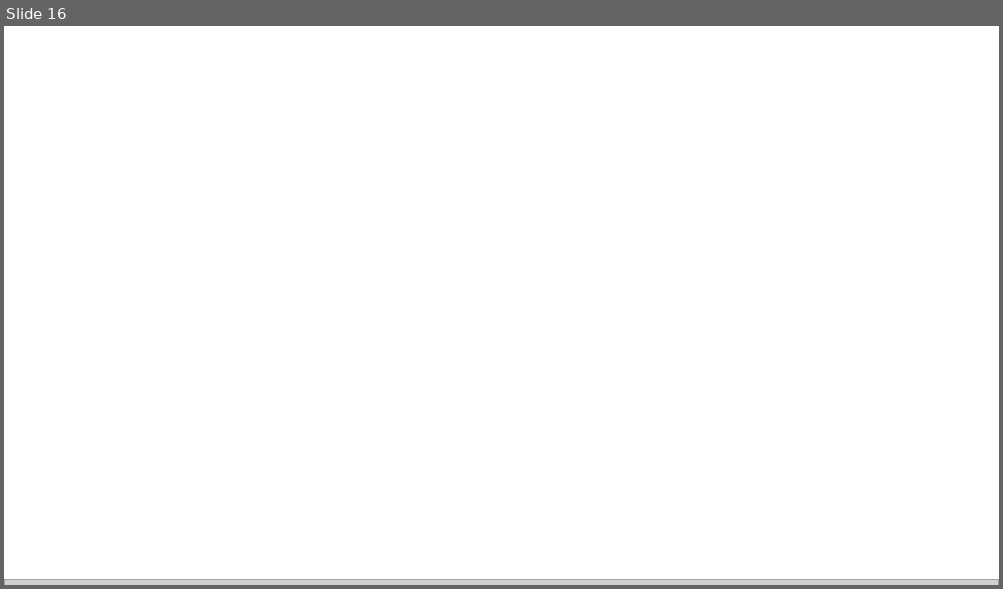
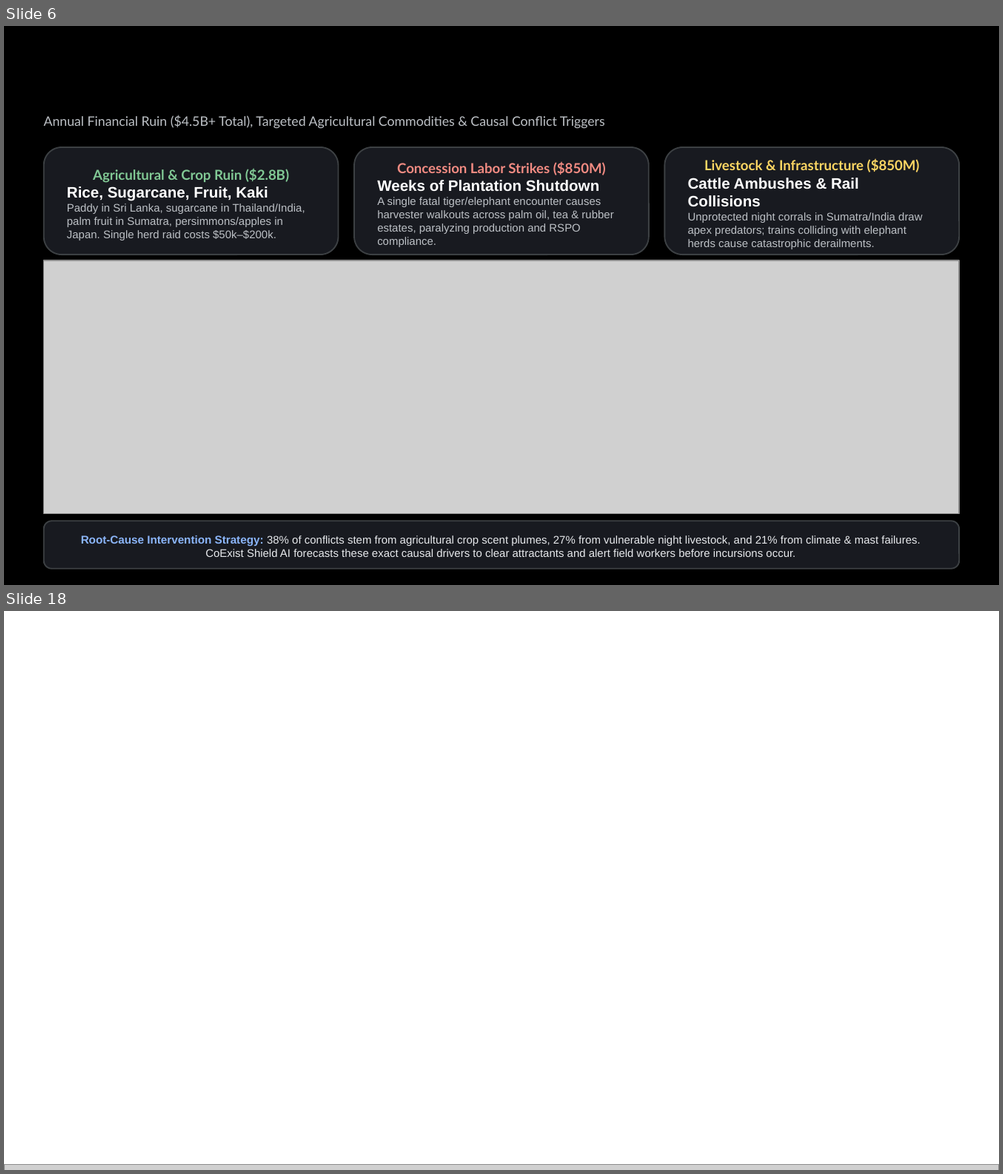
Before and after one commit to CoExistShieldAI/CoExistShieldAI, a slide deck: CoExistShieldAI_AIBuildersCup2026_PitchDeck.pptx. Shown one above the other, each under a label of ours: slide 16 before the commit, slides 6 and 18 after it; the slides between them are not shown. The pictures are 1003x589 and 1003x1174 pixels, drawn with LibreOffice and Linux fonts; fonts in the diff are those of the drawing; grey boxes stand for pictures; background and template pictures are left out. Boxes give left, top, right and bottom in pixels: in the first picture for what was removed or moved away, otherwise in the second. Text is boxed around its words. In the diff, an @@ line names an element or a change of style, - is before the commit and + after.

Commit message:
feat(regions): expand JAPAC conflict coverage to Sri Lanka and multi-species wildlife

```diff
--- a/CoExistShieldAI_AIBuildersCup2026_PitchDeck.pptx
+++ b/CoExistShieldAI_AIBuildersCup2026_PitchDeck.pptx
@@ slide 6 added at (x1=4, y1=26, x2=999, y2=585), background #000000 @@
@@ text added at (x1=44, y1=115, x2=605, y2=128), 9.5 pt, text #BDC1C6 @@
+Annual Financial Ruin ($4.5B+ Total), Targeted Agricultural Commodities & Causal Conflict Triggers
@@ rounded rectangle added at (x1=44, y1=147, x2=338, y2=255), fill #181A20, outline #3C4043 1 pt, 8 pt, text #BDC1C6 @@
+Agricultural & Crop Ruin ($2.8B)
+Rice, Sugarcane, Fruit, Kaki
+Paddy in Sri Lanka, sugarcane in Thailand/India, palm fruit in Sumatra, persimmons/apples in Japan. Single herd raid costs $50k–$200k.
@@ rounded rectangle added at (x1=354, y1=147, x2=649, y2=255), fill #181A20, outline #3C4043 1 pt, 8 pt, text #BDC1C6 @@
+Concession Labor Strikes ($850M)
+Weeks of Plantation Shutdown
+A single fatal tiger/elephant encounter causes harvester walkouts across palm oil, tea & rubber estates, paralyzing production and RSPO compliance.
@@ rounded rectangle added at (x1=664, y1=147, x2=959, y2=255), fill #181A20, outline #3C4043 1 pt, 8 pt, text #BDC1C6 @@
+Livestock & Infrastructure ($850M)
+Cattle Ambushes & Rail Collisions
+Unprotected night corrals in Sumatra/India draw apex predators; trains colliding with elephant herds cause catastrophic derailments.
@@ picture added at (x1=44, y1=261, x2=959, y2=514) @@
@@ rounded rectangle added at (x1=44, y1=521, x2=959, y2=569), fill #181A20, outline #3C4043 1 pt, 8 pt, text #E8EAED @@
+Root-Cause Intervention Strategy: 38% of conflicts stem from agricultural crop scent plumes, 27% from vulnerable night livestock, and 21% from climate & mast failures. CoExist Shield AI forecasts these exact causal drivers to clear attractants and alert field workers before incursions occur.
@@ what was slide 16 is now slide 18 @@
```
Also in this commit, not shown: 12 slides changed, 4 other slides added, 3 slides removed, 12 other files.
